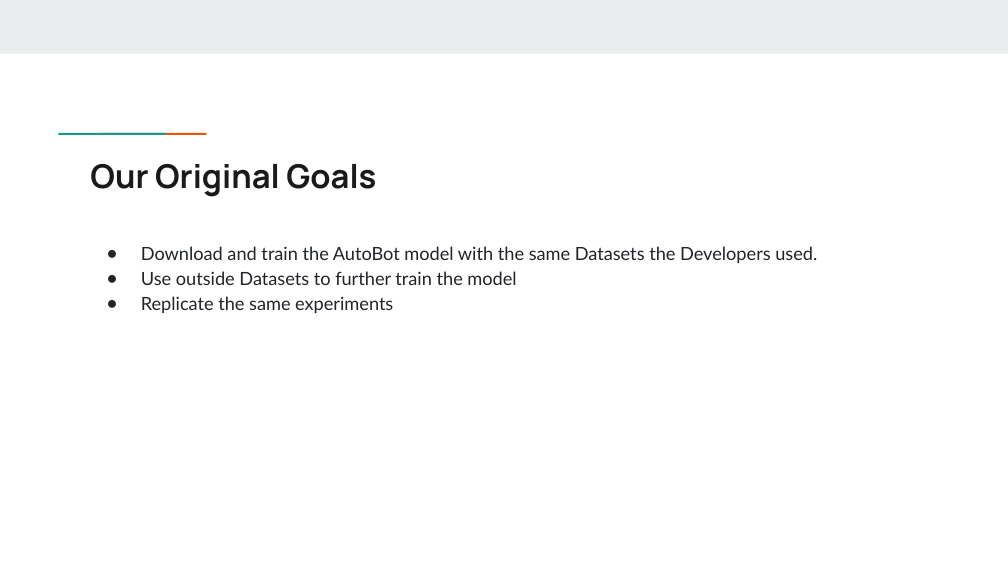
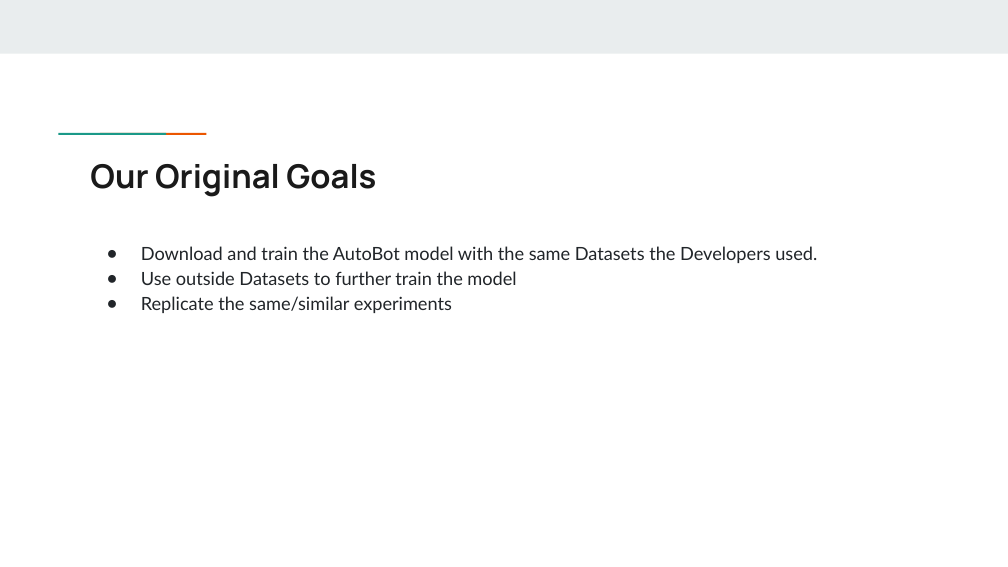
Before and after one commit to Jrowell1/autobot, a slide deck: slide 11 of Final Presentation NLP.pptx. Drawn at 1008x567 pixels with LibreOffice and Linux fonts; fonts in the diff are those of the drawing. Boxes give left, top, right and bottom in pixels: in the first picture for what was removed or moved away, otherwise in the second. Text is boxed around its words. In the diff, an @@ line names an element or a change of style, - is before the commit and + after.

```diff
--- a/Final Presentation NLP.pptx
+++ b/Final Presentation NLP.pptx
@@ text at (141, 296, 452, 313): text changed @@
-● Replicate the same experiments
+● Replicate the same/similar experiments
```
Also in this commit, not shown: 1 other slide changed, 5 slides added.
